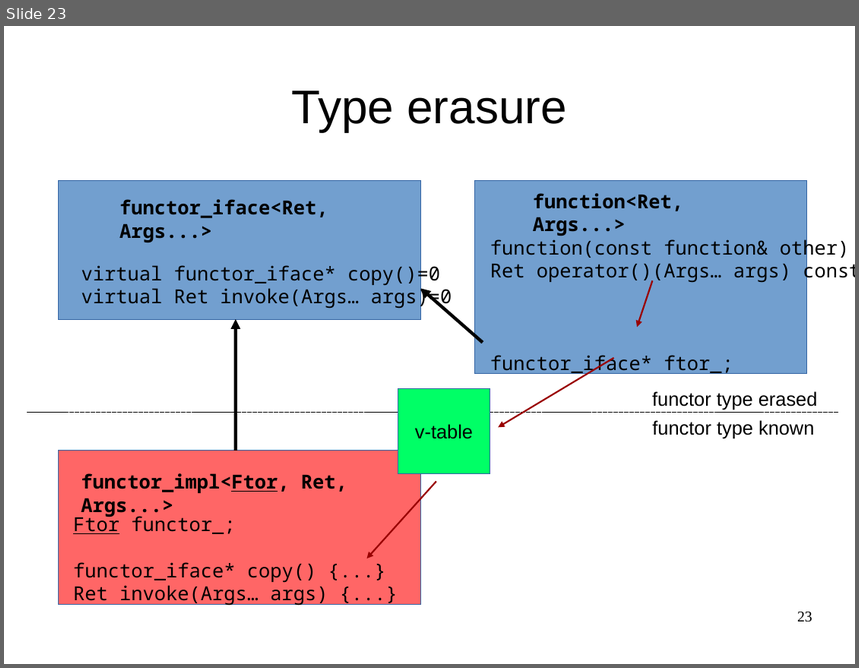
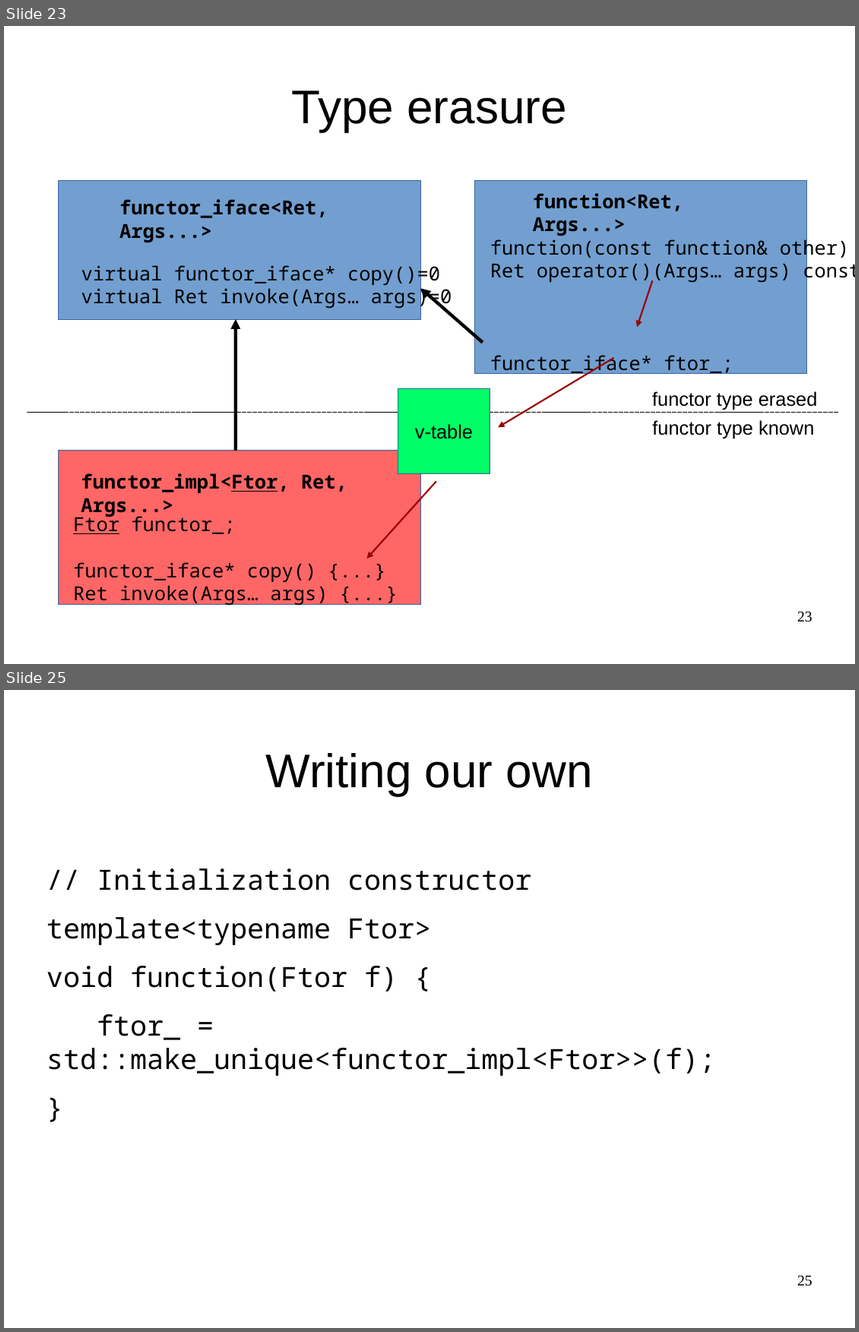
Before and after one commit to maciekgajewski/demystifying_std_function, a slide deck: demystifying-std-function.odp. Shown one above the other, each under a label of ours: slide 23 before the commit, slides 23 and 25 after it; the slides between them are not shown. The pictures are 859x668 and 859x1332 pixels, drawn with LibreOffice and Linux fonts; fonts in the diff are those of the drawing. Boxes give left, top, right and bottom in pixels: in the first picture for what was removed or moved away, otherwise in the second. Text is boxed around its words. In the diff, an @@ line names an element or a change of style, - is before the commit and + after.

```diff
--- a/demystifying-std-function.odp
+++ b/demystifying-std-function.odp
@@ slide 25 added at (4,690,855,1328), background #FFFFFF @@
@@ title added at (266,753,593,796), 44 pt, text #000000 @@
+Writing our own
@@ text added at (47,869,716,1076), 26 pt, text #000000 @@
+// Initialization constructor
+template<typename Ftor>
+void function(Ftor f) {
+ftor_ = std::make_unique<functor_impl<Ftor>>(f);
+}
@@ page number added at (797,1276,813,1287), 14 pt, text #000000 @@
+25
```
Also in this commit, not shown: 1 slide changed, 8 other slides added.
